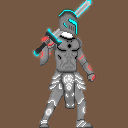
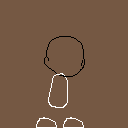
Comparing the layer stacks of the two 128px x 128px images. Changes:
added group "Chibi Base" with 4 layers above "Ronin" over box(36, 36, 85, 128)
added layer "Outline head" in group "Chibi Base" over box(44, 36, 85, 77)
added layer "Layer 16" in group "Chibi Base" over box(36, 73, 84, 128)
hid group "HonorGuard" (19 layers) over box(32, 0, 97, 128)
hid group "Default 1" (3 layers) over box(39, 12, 95, 128)
